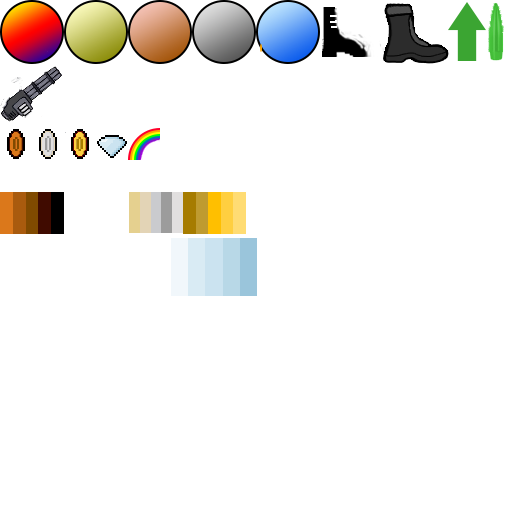
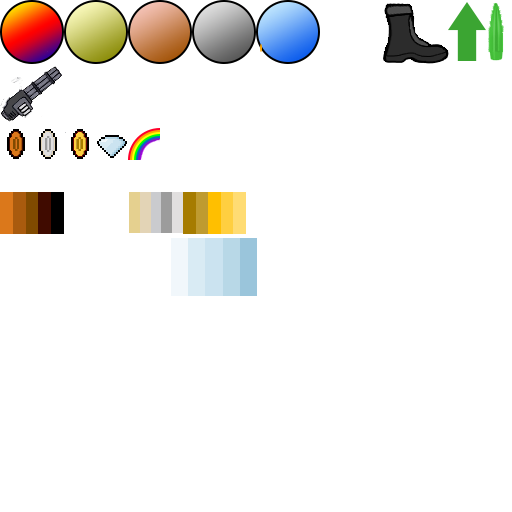
Comparing the layer stacks of the two (512, 512) images. Changes:
removed layer "Boot" over (x1=322, y1=7, x2=384, y2=57)
